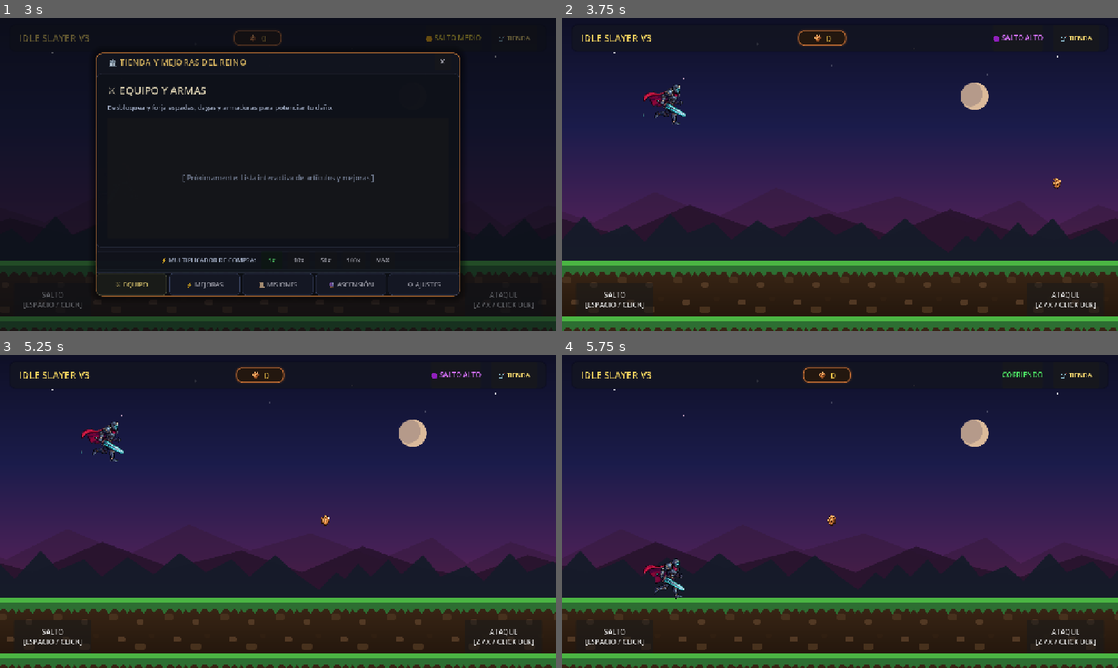
Above: before the commit, frames 1-4 (two rows, left to right).
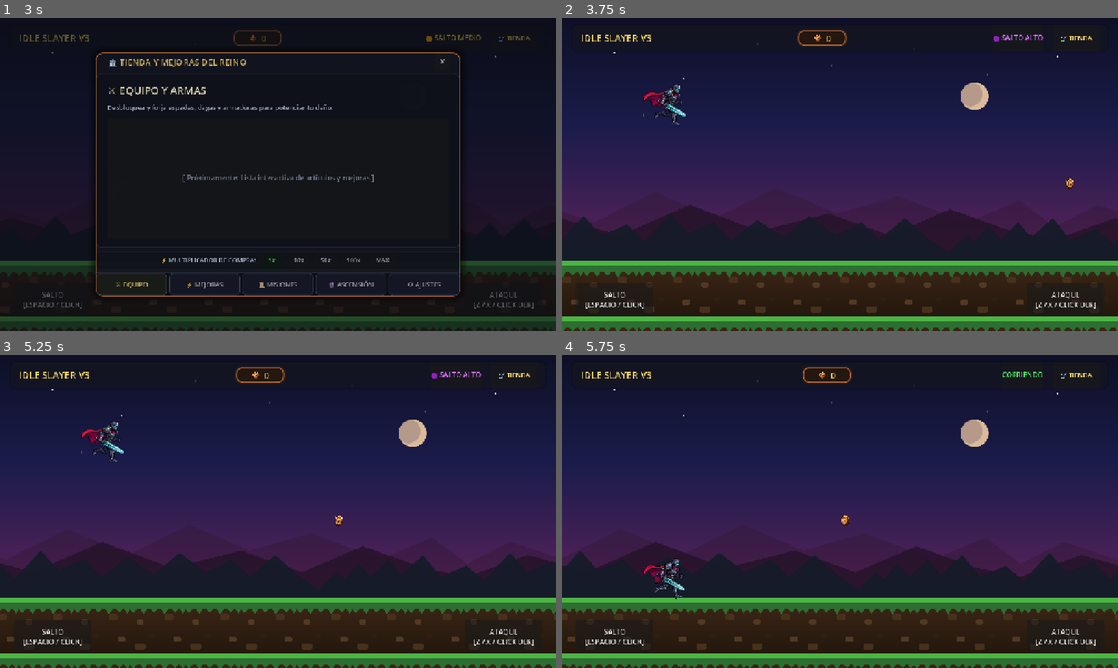
Above: after the commit, the same moments.

Repository: RafaG86/idle-slayer-vgamez
Game: Godot game, scene res://scenes/world.tscn
Same seed, same stepped clock (60 frames per second), same inputs: the game is played once before the commit and once after it.
Inputs (mouse positions are in pixels of both pictures, inside the frame that each line leads up to):
- Up to frame 1 (3 s): tap Enter at 0.5 s; move the mouse to (400, 158) at 0.52 s; hold Z (attack) 0.53-1.28 s; hold Up 0.53-2.03 s; click (400, 158) at 0.67 s; tap Space (jump) at 0.77, 1.52 s; move the mouse to (166, 190) at 1.27 s; tap X at 1.35 s; move the mouse to (333, 105) at 2.02 s; tap J at 2.1 s; move the mouse to (250, 237) at 2.77 s; hold Up from 2.78 s (still down); tap B at 2.85 s; click (250, 237) at 2.92 s
- Up to frame 2 (3.75 s): tap Space (jump) at 3.02 s; release Up at 3.5 s; click "🛒 TIENDA" at 3.5 s
- Up to frame 3 (5.25 s): move the mouse to (444, 558) at 4.27 s; hold Up 4.28-5 s; tap E at 4.35 s; tap Space (jump) at 4.52 s; click "SALTO [ESPACIO / CLICK]" at 5 s
- Up to frame 4 (5.75 s): no input

Frame 1 is identical in both runs. In frame 2, less than 0.1% of the frame differs, in the area x 88-92%, y 51-55%; in frame 3, less than 0.1%; in frame 4, less than 0.1%, in the area x 47-98%, y 51-100%.

Commit message:
fix(display): expand viewport to 100% full screen with 3-tile seamless parallax

Diff:
--- a/project.godot
+++ b/project.godot
@@ -17,7 +17,7 @@
 window/size/viewport_height=720
 window/size/mode=0
 window/stretch/mode="canvas_items"
-window/stretch/aspect="keep"
+window/stretch/aspect="expand"
 
 [rendering]
 
--- a/scenes/world.tscn
+++ b/scenes/world.tscn
@@ -11,7 +11,7 @@
 [ext_resource type="PackedScene" path="res://scenes/shop_modal.tscn" id="9_shop_modal"]
 
 [sub_resource type="RectangleShape2D" id="RectangleShape2D_ground"]
-size = Vector2(4000, 60)
+size = Vector2(12000, 60)
 
 [sub_resource type="StyleBoxFlat" id="StyleBoxFlat_hud"]
 bg_color = Color(0.08, 0.09, 0.14, 0.75)
@@ -57,6 +57,12 @@
 texture = ExtResource("3_mountains")
 centered = false
 
+[node name="Mountains3" type="Sprite2D" parent="ParallaxLayers"]
+position = Vector2(2560, 240)
+scale = Vector2(2, 1)
+texture = ExtResource("3_mountains")
+centered = false
+
 [node name="Trees1" type="Sprite2D" parent="ParallaxLayers"]
 position = Vector2(0, 260)
 scale = Vector2(2, 1)
@@ -65,6 +71,12 @@
 
 [node name="Trees2" type="Sprite2D" parent="ParallaxLayers"]
 position = Vector2(1280, 260)
+scale = Vector2(2, 1)
+texture = ExtResource("4_trees")
+centered = false
+
+[node name="Trees3" type="Sprite2D" parent="ParallaxLayers"]
+position = Vector2(2560, 260)
 scale = Vector2(2, 1)
 texture = ExtResource("4_trees")
 centered = false
@@ -87,8 +99,16 @@
 region_enabled = true
 region_rect = Rect2(0, 0, 1280, 160)
 
+[node name="Ground3" type="Sprite2D" parent="GroundLayers"]
+texture_repeat = 2
+position = Vector2(2560, 560)
+texture = ExtResource("5_ground")
+centered = false
+region_enabled = true
+region_rect = Rect2(0, 0, 1280, 160)
+
 [node name="GroundCollider" type="StaticBody2D" parent="."]
-position = Vector2(640, 590)
+position = Vector2(6000, 590)
 
 [node name="CollisionShape2D" type="CollisionShape2D" parent="GroundCollider"]
 shape = SubResource("RectangleShape2D_ground")
--- a/scripts/world.gd
+++ b/scripts/world.gd
@@ -5,14 +5,18 @@
 const GAME_SPEED: float = 260.0
 
 @onready var player: Player = $Player
+@onready var sky: Sprite2D = $Sky
 @onready var ground1: Sprite2D = $GroundLayers/Ground1
 @onready var ground2: Sprite2D = $GroundLayers/Ground2
+@onready var ground3: Sprite2D = $GroundLayers/Ground3
 
 @onready var bg_mountains1: Sprite2D = $ParallaxLayers/Mountains1
 @onready var bg_mountains2: Sprite2D = $ParallaxLayers/Mountains2
+@onready var bg_mountains3: Sprite2D = $ParallaxLayers/Mountains3
 
 @onready var bg_trees1: Sprite2D = $ParallaxLayers/Trees1
 @onready var bg_trees2: Sprite2D = $ParallaxLayers/Trees2
+@onready var bg_trees3: Sprite2D = $ParallaxLayers/Trees3
 
 # Referencias de HUD
 @onready var label_state: Label = $HUD/TopBar/Margin/HBox/StateBadge/StateLabel
@@ -24,6 +28,11 @@
 @onready var btn_shop: Button = $HUD/TopBar/Margin/HBox/ShopButton
 @onready var shop_modal: ShopModal = $HUD/ShopModal
 
+# Listas de sprites para desplazamiento infinito ultra-ancho
+var _ground_sprites: Array[Sprite2D] = []
+var _tree_sprites: Array[Sprite2D] = []
+var _mountain_sprites: Array[Sprite2D] = []
+
 # Sistema de Monedas (Object Pooling - Zero GC)
 const COIN_SCENE: PackedScene = preload("res://scenes/coin.tscn")
 const COIN_POOL_SIZE: int = 20
@@ -56,9 +65,26 @@
 	btn_shop.focus_mode = Control.FOCUS_NONE
 	btn_shop.pressed.connect(_on_shop_pressed)
 
+	_ground_sprites = [ground1, ground2, ground3]
+	_tree_sprites = [bg_trees1, bg_trees2, bg_trees3]
+	_mountain_sprites = [bg_mountains1, bg_mountains2, bg_mountains3]
+
+	# Adaptación responsive a cambios de tamaño de ventana/pantalla
+	get_viewport().size_changed.connect(_update_viewport_layout)
+	_update_viewport_layout()
+
 	_update_state_label("CORRIENDO", Color(0.3, 0.9, 0.4))
 	_init_coin_pool()
 	_update_coin_display()
+
+func _update_viewport_layout() -> void:
+	var vp_size: Vector2 = get_viewport_rect().size
+	if is_instance_valid(sky):
+		sky.position = Vector2(vp_size.x * 0.5, vp_size.y * 0.5)
+		var scale_x: float = max(1.0, vp_size.x / 1280.0)
+		var scale_y: float = max(1.0, vp_size.y / 720.0)
+		var s: float = max(scale_x, scale_y)
+		sky.scale = Vector2(s, s)
 
 func _init_coin_pool() -> void:
 	for i in range(COIN_POOL_SIZE):
@@ -68,12 +94,12 @@
 		coin_pool.append(coin)
 
 func _process(delta: float) -> void:
-	# 1. Desplazamiento del Suelo Continuo
-	_scroll_layer(ground1, ground2, 1280.0, GAME_SPEED * delta)
+	# 1. Desplazamiento del Suelo Continuo (3 sprites en bucle infinito)
+	_scroll_sprites(_ground_sprites, 1280.0, GAME_SPEED * delta)
 
 	# 2. Desplazamiento Parallax de Capas
-	_scroll_layer(bg_trees1, bg_trees2, 1280.0, GAME_SPEED * 0.4 * delta)
-	_scroll_layer(bg_mountains1, bg_mountains2, 1280.0, GAME_SPEED * 0.15 * delta)
+	_scroll_sprites(_tree_sprites, 1280.0, GAME_SPEED * 0.4 * delta)
+	_scroll_sprites(_mountain_sprites, 1280.0, GAME_SPEED * 0.15 * delta)
 
 	# 3. Métricas de distancia
 	distance_run += (GAME_SPEED * delta) / 100.0
@@ -86,7 +112,8 @@
 
 func _spawn_coin_pattern() -> void:
 	var count: int = randi_range(1, 3)
-	var spawn_x: float = 1330.0
+	var vp_width: float = get_viewport_rect().size.x
+	var spawn_x: float = max(1330.0, vp_width + 80.0)
 	var pattern_type: int = randi() % 3
 
 	match pattern_type:
@@ -135,14 +162,16 @@
 		var tween: Tween = create_tween()
 		tween.tween_property(label_coins, "modulate", Color(1.0, 0.9, 0.55), 0.18)
 
-func _scroll_layer(s1: Sprite2D, s2: Sprite2D, width: float, move_amount: float) -> void:
-	s1.position.x -= move_amount
-	s2.position.x -= move_amount
-
-	if s1.position.x <= -width:
-		s1.position.x = s2.position.x + width
-	if s2.position.x <= -width:
-		s2.position.x = s1.position.x + width
+func _scroll_sprites(sprites: Array[Sprite2D], width: float, move_amount: float) -> void:
+	for s in sprites:
+		s.position.x -= move_amount
+	for s in sprites:
+		if s.position.x <= -width:
+			var max_x: float = s.position.x
+			for other in sprites:
+				if other != s and other.position.x > max_x:
+					max_x = other.position.x
+			s.position.x = max_x + width
 
 func _unhandled_input(event: InputEvent) -> void:
 	# Atajo de teclado para abrir/cerrar tienda: B o E
